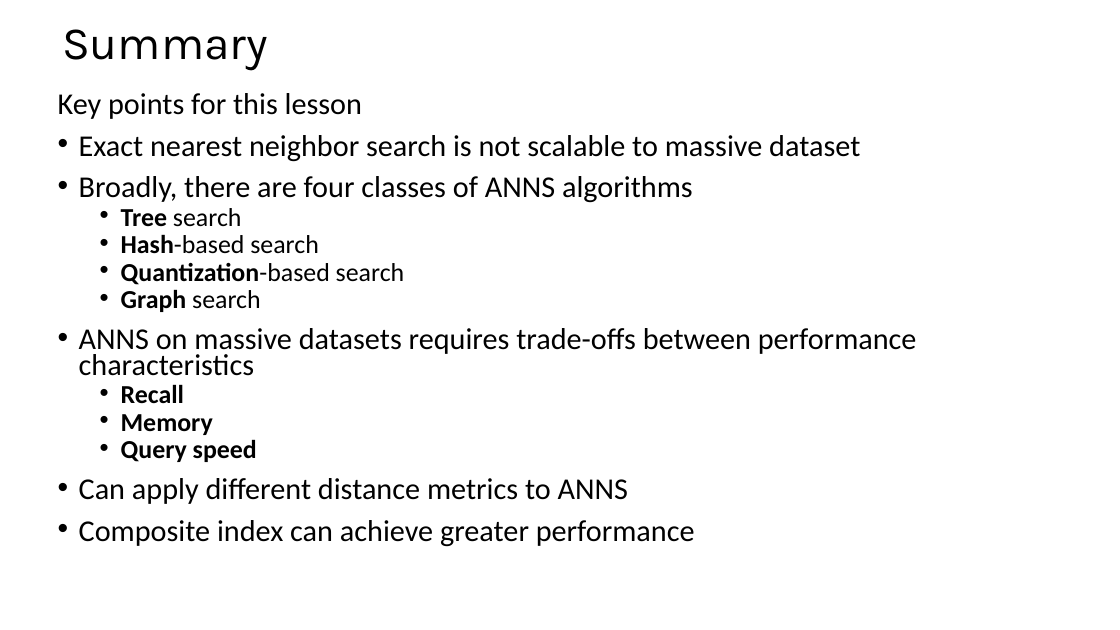
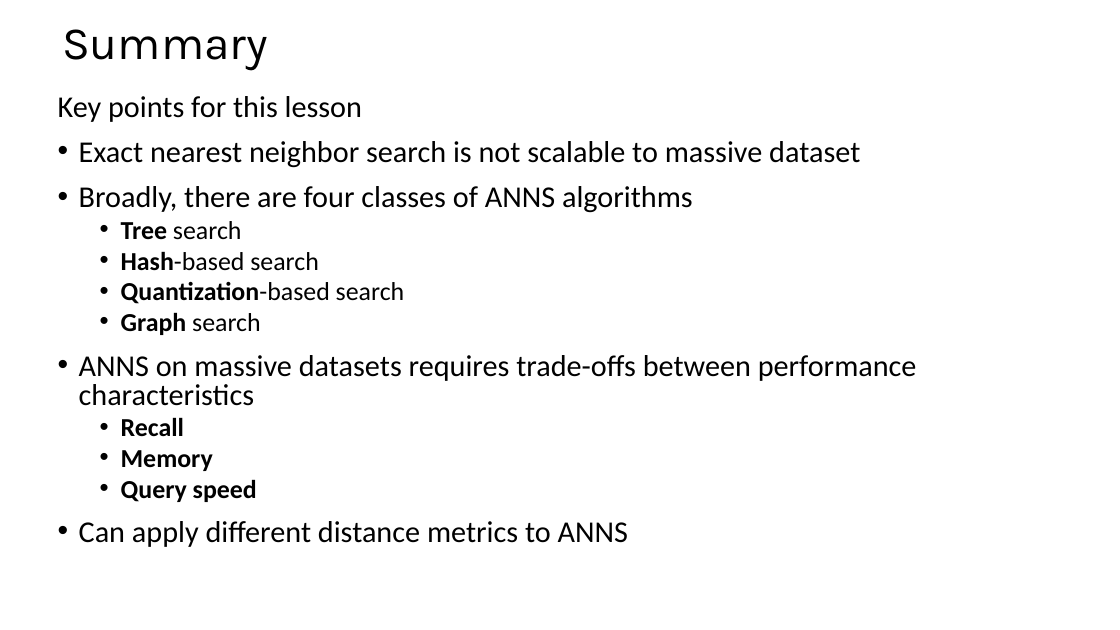
Before and after one commit to StephenElston/CSCI-E-108, a slide deck: slide 69 of slides/8_EfficientSimilaritySearch_Part1.pptx. Drawn at 1120x630 pixels with LibreOffice and Linux fonts; fonts in the diff are those of the drawing. Boxes give left, top, right and bottom in pixels: in the first picture for what was removed or moved away, otherwise in the second. Text is boxed around its words. In the diff, an @@ line names an element or a change of style, - is before the commit and + after.

```diff
--- a/slides/8_EfficientSimilaritySearch_Part1.pptx
+++ b/slides/8_EfficientSimilaritySearch_Part1.pptx
@@ text "Key points for this lesson" at (58, 96, 917, 547): line spacing 0.7 to 0.8 @@
@@ text at (79, 520, 695, 547): paragraph removed @@
-• Composite index can achieve greater performance
```
Also in this commit, not shown: 1 other slide changed.
